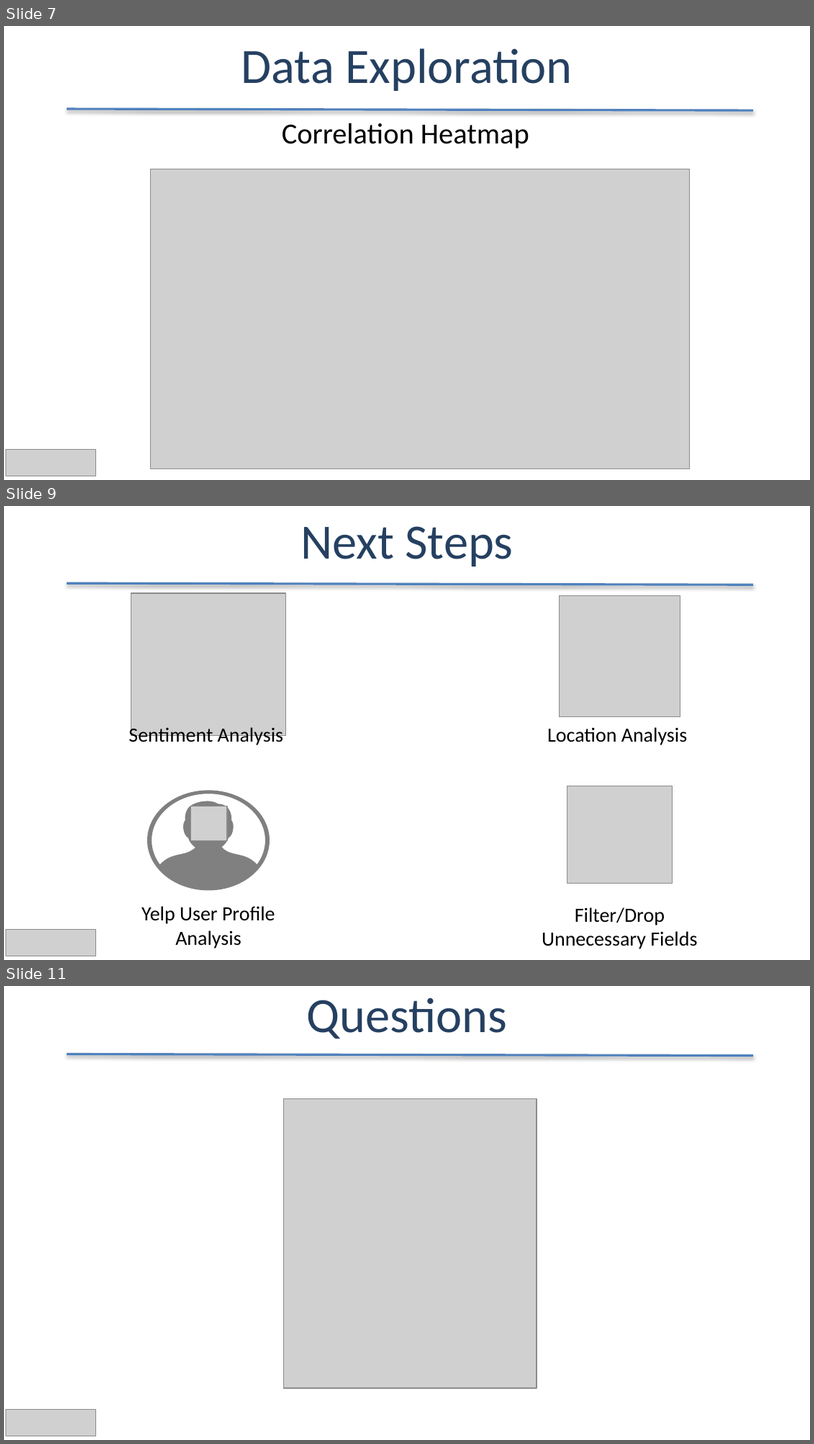
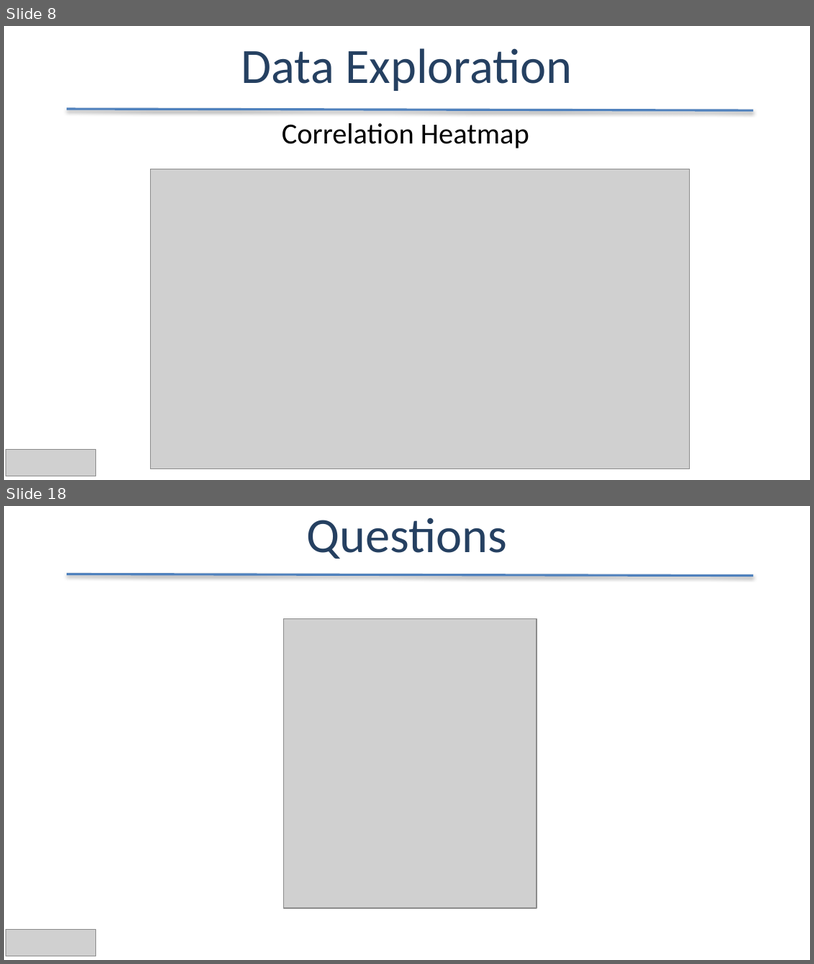
Before and after one commit to shehzadb03/General_Assembly_Yelp_NLP_Draft, a slide deck: DAT7_Bashir.pptx. Shown one above the other, each under a label of ours: slides 7, 9 and 11 before the commit, slides 8 and 18 after it; the slides between them are not shown. The pictures are 814x1444 and 814x964 pixels, drawn with LibreOffice and Linux fonts; fonts in the diff are those of the drawing; grey boxes stand for pictures. Boxes give left, top, right and bottom in pixels: in the first picture for what was removed or moved away, otherwise in the second. Text is boxed around its words. In the diff, an @@ line names an element or a change of style, - is before the commit and + after.

```diff
--- a/DAT7_Bashir.pptx
+++ b/DAT7_Bashir.pptx
@@ slide 9 removed at [4,506,810,960], background #FFFFFF @@
@@ text removed at [301,526,513,566] @@
-Next Steps
@@ line removed from (67, 584) to (754, 585) @@
@@ picture removed at [131,593,286,736] @@
@@ picture removed at [560,595,681,716] @@
@@ text removed at [129,725,283,746] @@
-Sentiment Analysis
@@ text removed at [548,727,687,745] @@
-Location Analysis
@@ picture removed at [568,786,672,883] @@
@@ freeform shape removed at [147,790,270,890] @@
@@ picture removed at [191,806,227,841] @@
@@ text removed at [142,906,275,948] @@
-Yelp User Profile Analysis
@@ text removed at [542,907,697,949] @@
-Filter/Drop Unnecessary Fields
@@ picture removed at [5,929,96,955] @@
@@ what was slide 7 is now slide 8 @@
@@ what was slide 11 is now slide 18 @@
```
Also in this commit, not shown: 6 slides changed, 9 slides added, 1 other slide removed.
